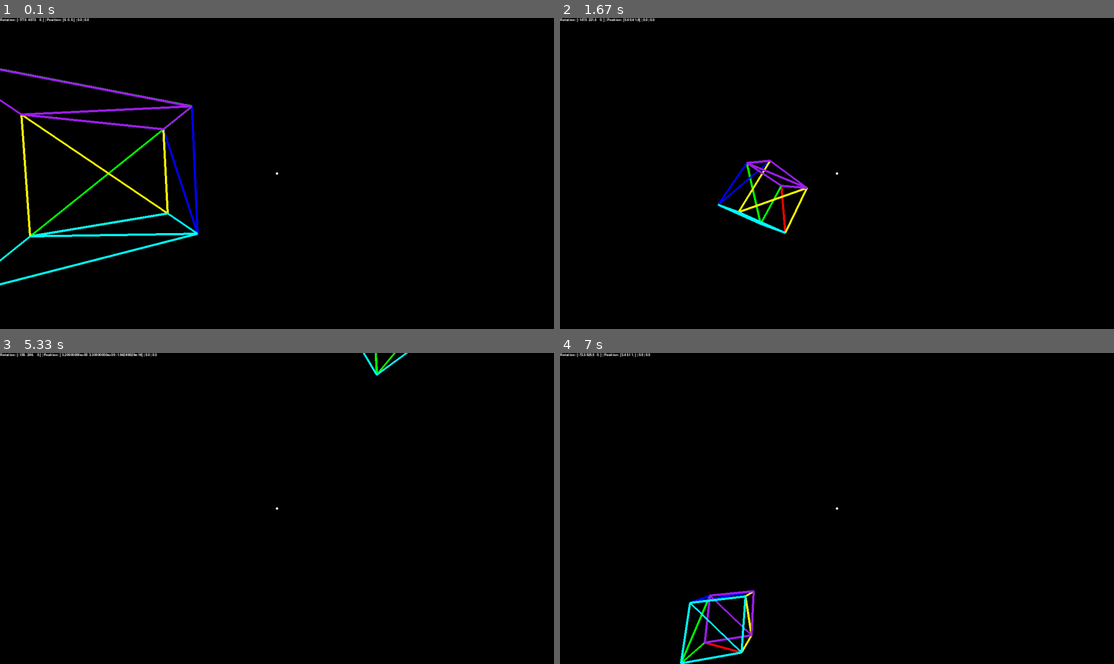
Above: before the commit, frames 1-4 (two rows, left to right).
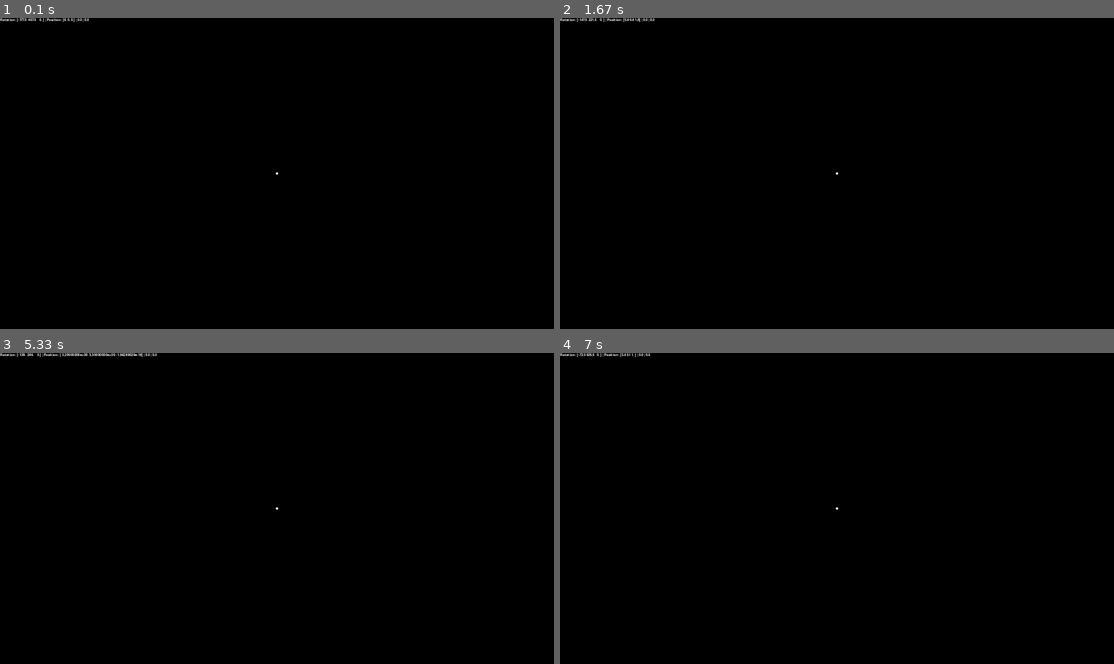
Above: after the commit, the same moments.

Repository: RobinCharles984/C214-Engenharia-de-Software
Game: pygame game, started from Entrega 2/main.py
Same seed, same stepped clock (60 frames per second), same inputs: the game is played once before the commit and once after it.
Inputs (mouse positions are in pixels of both pictures, inside the frame that each line leads up to):
- Up to frame 1 (0.1 s): no input
- Up to frame 2 (1.67 s): hold D 0.33-0.8 s; move the mouse to (814, 185) at 0.37 s; hold W 0.83-1.13 s; move the mouse to (1014, 164) at 0.87 s; tap Space at 0.9, 1.23, 1.53 s; tap Shift at 0.98 s; hold D 1.17-1.63 s; move the mouse to (837, 195) at 1.2 s
- Up to frame 3 (5.33 s): hold A 1.67-2.2 s; move the mouse to (144, 511) at 1.7 s; tap Space at 1.73, 2.03, 2.3, 2.63, 2.93, 3.07, 3.47, 3.77, 4.13, 4.53, 4.83, 5.03 s; hold S 2.23-2.53 s; move the mouse to (332, 576) at 2.27 s; tap Shift at 2.38, 3.55, 5.12 s; hold A 2.57-2.97 s; move the mouse to (105, 580) at 2.6 s; hold W 3-3.37 s; move the mouse to (360, 399) at 3.03 s; hold D 3.4-4.03 s; move the mouse to (481, 617) at 3.43 s; hold S 4.07-4.43 s; move the mouse to (343, 536) at 4.1 s; hold A 4.47-4.93 s; move the mouse to (288, 402) at 4.5 s; hold D from 4.97 s (still down); move the mouse to (144, 446) at 5 s
- Up to frame 4 (7 s): tap Space at 5.33, 5.53, 5.87, 6.17, 6.37, 6.67, 6.93 s; release D at 5.43 s; hold W 5.47-5.77 s; move the mouse to (637, 499) at 5.5 s; hold D 5.8-6.27 s; move the mouse to (809, 589) at 5.83 s; hold A 6.3-6.83 s; move the mouse to (837, 545) at 6.33 s; tap Shift at 6.45 s; hold S from 6.87 s (still down); move the mouse to (820, 455) at 6.9 s

The runs differ from the first frame. In frame 1, 2.8% of the frame differs, in the area x 0-36%, y 16-86%; in frame 2, 1.0%; in frame 3, 0.2%; in frame 4, 1.1%.

Commit message:
New Scale

Diff:
--- a/Entrega 2/pygame3dengine.py
+++ b/Entrega 2/pygame3dengine.py
@@ -9,9 +9,9 @@
     def __init__(self):
         pygame.init()
         self.display = pygame.display.Info().current_w, pygame.display.Info().current_h
-        self.focal_length = 85
+        self.focal_length = 150
         self.running = True
-        self.scale = 5
+        self.scale = 800
         self.center = self.to_screen_coordinates(0, 0)
         self.camera = Camera(numpy.array([0., 0., 0.]), numpy.array([0., 90., 0.]))
         self.camera_clipping_planes = [
